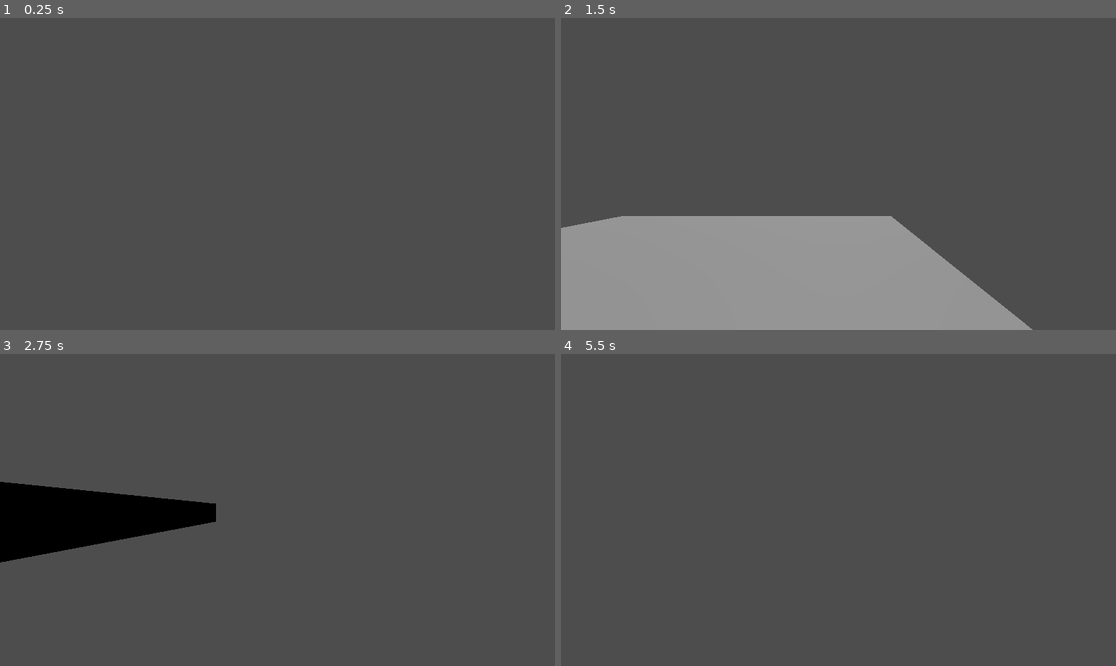
Above: before the commit, frames 1-4 (two rows, left to right).
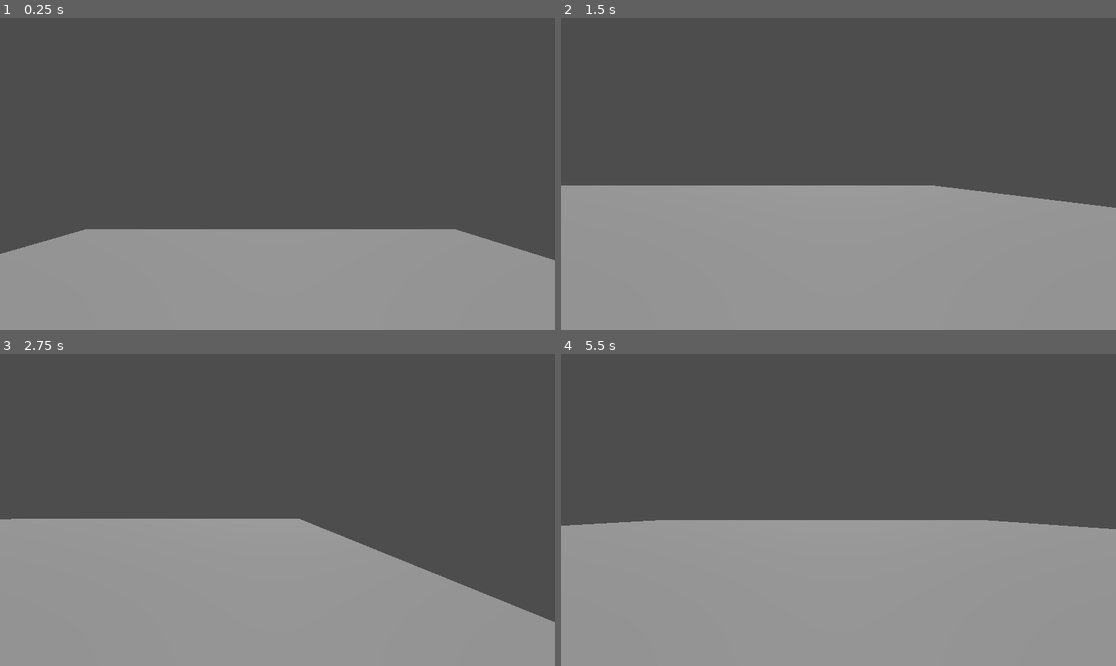
Above: after the commit, the same moments.

Repository: TimurTimergalin/team-dynamics-project-0
Game: Godot game, scene res://scenes/prototype_scene.tscn
The game is run twice, just before and just after one commit, with the same random seed, the same clock (stepped at 60 frames per second) and the same inputs.
Inputs:
- Up to frame 1 (0.25 s): no input
- Up to frame 2 (1.5 s): hold D (main_move_right) 0.53-1.28 s; tap Ctrl (main_crouch) at 0.6 s; tap Space (main_jump) at 0.77 s; hold S (main_move_backwards) from 1.28 s (still down); tap Shift (main_run) at 1.35 s
- Up to frame 3 (2.75 s): tap Space (main_jump) at 1.52 s; release S (main_move_backwards) at 2.03 s; hold D (main_move_right) from 2.03 s (still down); tap Ctrl (main_crouch) at 2.1 s
- Up to frame 4 (5.5 s): release D (main_move_right) at 2.78 s; hold W (main_move_forward) 2.78-3.53 s; tap Shift (main_run) at 2.85, 4.35 s; tap Space (main_jump) at 3.02, 3.77, 4.52 s; hold A (main_move_left) 3.53-5.03 s; tap Ctrl (main_crouch) at 3.6, 5.1 s; hold S (main_move_backwards) from 5.03 s (still down)

The runs differ from the first frame. In frame 1, 31% of the frame differs, in the area x 0-100%, y 67-100%; in frame 2, 19%; in frame 3, 43%; in frame 4, 46%, in the area x 0-100%, y 53-100%.

Commit message:
Prototypes #8: Разделены ускорение и замедление

Diff:
--- a/scenes/player.tscn
+++ b/scenes/player.tscn
@@ -30,8 +30,9 @@
 
 [node name="HorizontalMovementStore" type="Node" parent="Stores"]
 script = ExtResource("2_tuyoq")
-max_velocity = 30.0
-acceleration = 5.0
+max_velocity = 15.0
+acceleration = 50.0
+decceleration = 80.0
 metadata/_custom_type_script = "uid://ql3s7jxbe3ln"
 
 [node name="Logic" type="Node" parent="."]
--- a/scenes/prototype_scene.tscn
+++ b/scenes/prototype_scene.tscn
@@ -3,10 +3,10 @@
 [ext_resource type="PackedScene" uid="uid://fr2b2dcij3pb" path="res://scenes/player.tscn" id="1_eh505"]
 
 [sub_resource type="BoxShape3D" id="BoxShape3D_g0xkr"]
-size = Vector3(10, 1, 10)
+size = Vector3(50, 1, 50)
 
 [sub_resource type="BoxMesh" id="BoxMesh_eh505"]
-size = Vector3(10, 1, 10)
+size = Vector3(50, 1, 50)
 
 [node name="PrototypeScene" type="Node3D"]
 
--- a/scripts/logic/horizontal_movement_logic.gd
+++ b/scripts/logic/horizontal_movement_logic.gd
@@ -6,7 +6,23 @@
 func _process(delta: float) -> void:
     var real_velocity = Vector2(target.velocity.x, target.velocity.z)
 
-    var d_velocity = (horizontal_movement_store.direction * horizontal_movement_store.max_velocity - real_velocity).normalized() * horizontal_movement_store.acceleration * delta
-    var new_velocity = Vector2(target.velocity.x + d_velocity.x, target.velocity.z + d_velocity.y)  # clamp?
+    var velocity_difference = horizontal_movement_store.direction * horizontal_movement_store.max_velocity - real_velocity
+    var d_velocity_direction = velocity_difference.normalized()
+
+    # Скорость изменится по направлению d_velocity_direction,
+    # значит локально скорость имеет вид velocity = real_velocity + t * d_velocity_direction.
+    # Производная |velocity| по t в точке t = 0 равна 2 * (real_velocity.x * d_velocity_direction.x + real_velocity.y * d_velocity_direction.y)
+    var derivative = real_velocity.x + d_velocity_direction.x + real_velocity.y * d_velocity_direction.y
+
+    var a = (
+        horizontal_movement_store.acceleration
+        if derivative >= 0
+        else horizontal_movement_store.decceleration
+    )
+
+
+    var d_velocity = (d_velocity_direction * a * delta).limit_length(velocity_difference.length())
+    var new_velocity = Vector2(target.velocity.x + d_velocity.x, target.velocity.z + d_velocity.y).limit_length(horizontal_movement_store.max_velocity)
+
     target.velocity.x = new_velocity.x
     target.velocity.z = new_velocity.y
--- a/scripts/stores/horizontal_movement_store.gd
+++ b/scripts/stores/horizontal_movement_store.gd
@@ -4,5 +4,6 @@
 
 @export var max_velocity: float
 @export var acceleration: float
+@export var decceleration: float
 
 var direction := Vector2(0, 0)
